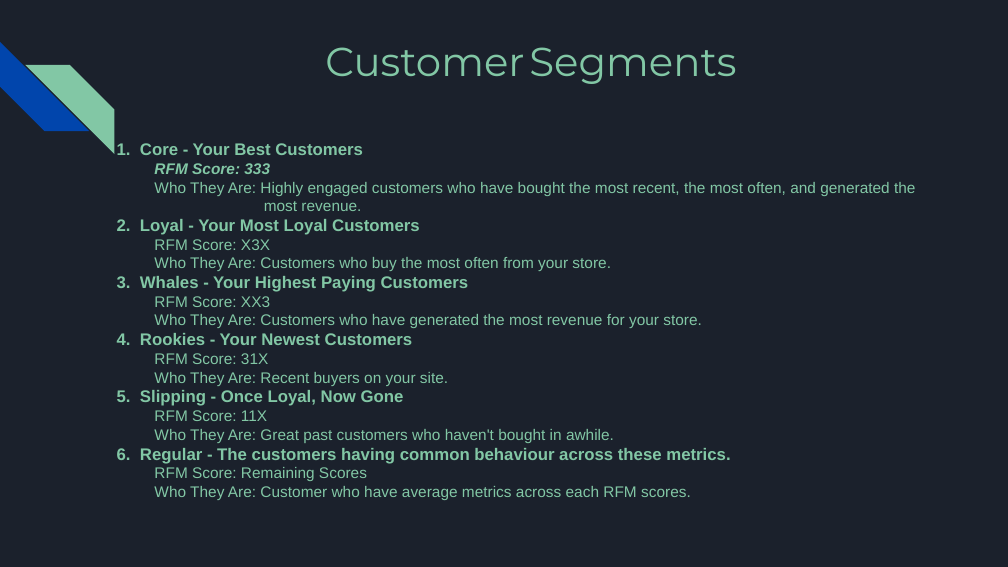
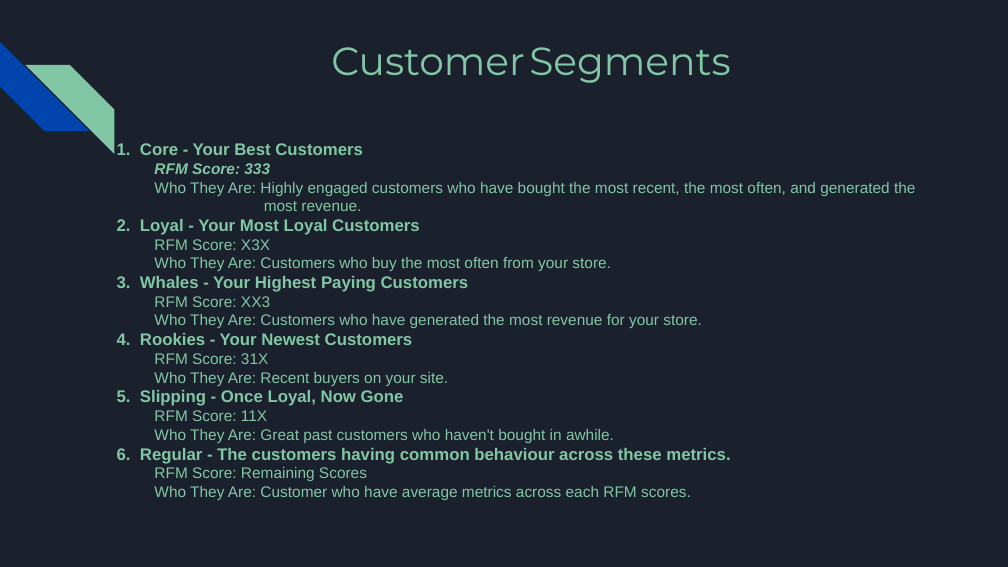
Before and after one commit to maha-prathamesh/Mahindra-First-Choice, a slide deck: slide 18 of MFCS_Final_Presentation.pptx. Drawn at 1008x567 pixels with LibreOffice and Linux fonts; fonts in the diff are those of the drawing. Boxes give left, top, right and bottom in pixels: in the first picture for what was removed or moved away, otherwise in the second. Text is boxed around its words. In the diff, an @@ line names an element or a change of style, - is before the commit and + after.

```diff
--- a/MFCS_Final_Presentation.pptx
+++ b/MFCS_Final_Presentation.pptx
@@ title "Customer Segments" at bbox=[331, 47, 730, 83]: size 28.8 to 28 pt @@
```
Also in this commit, not shown: 27 other slides changed, 1 slide removed.
